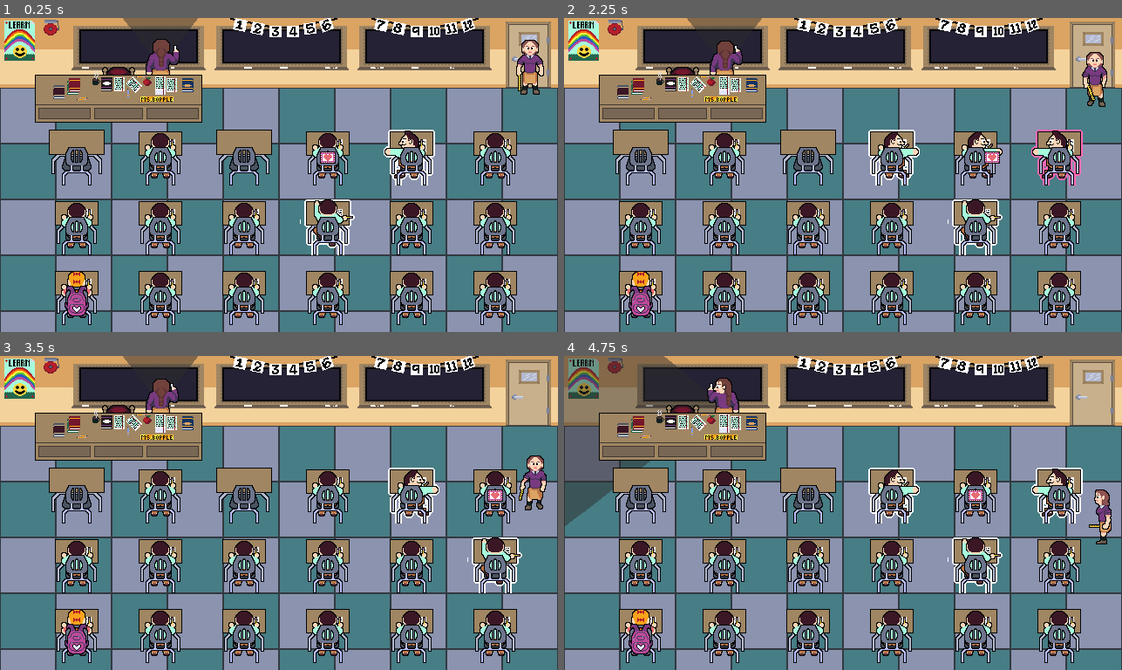
Above: before the commit, frames 1-4 (two rows, left to right).
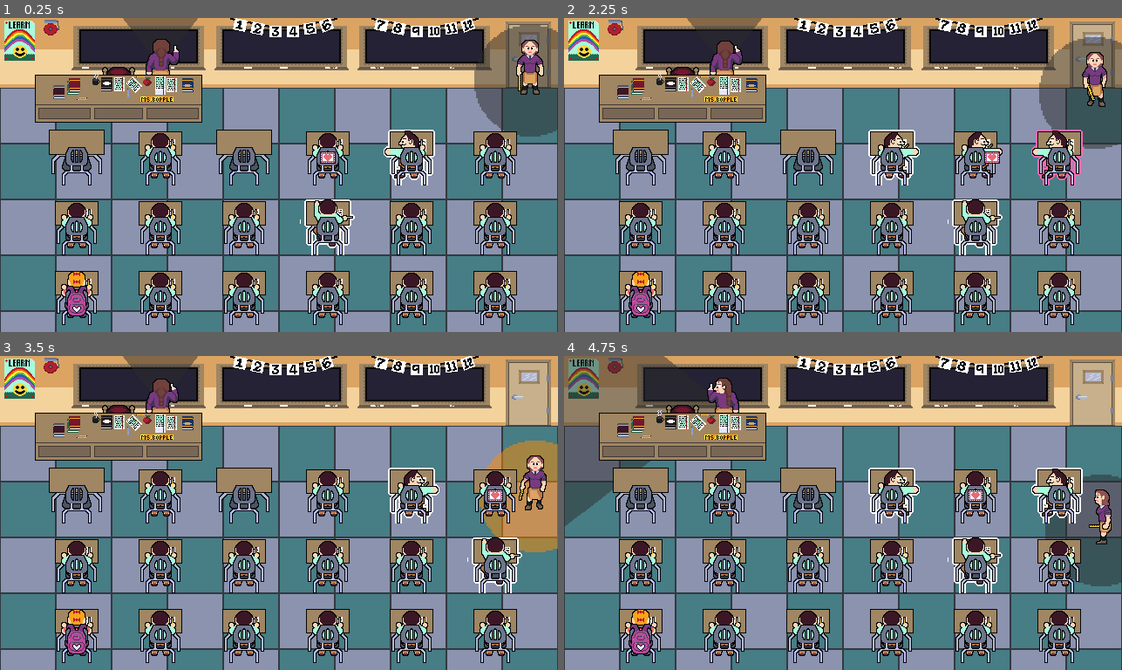
Above: after the commit, the same moments.

Repository: RacBrosGaming/Love-Note
Game: Godot game, scene res://Levels/class_room.tscn
The game is run twice, just before and just after one commit, with the same random seed, the same clock (stepped at 60 frames per second) and the same inputs. The engine's default icon, where the game draws it, is replaced by a stand-in: a white triangle on a blue panel in a dark square.
Inputs (mouse positions are in pixels of both pictures, inside the frame that each line leads up to):
- Up to frame 1 (0.25 s): no input
- Up to frame 2 (2.25 s): move the mouse to (642, 228) at 0.52 s; hold Right (right) 0.53-1.28 s; hold Space (select) 0.53-1.28 s; click (642, 228) at 0.67 s; move the mouse to (725, 156) at 1.27 s; hold Down (down) 1.28-2.03 s; tap Space (select) at 1.35 s; click (725, 156) at 1.42 s; move the mouse to (725, 228) at 2.02 s; hold Right (right) from 2.03 s (still down); hold Space (select) from 2.03 s (still down); click (725, 228) at 2.17 s
- Up to frame 3 (3.5 s): move the mouse to (161, 635) at 2.77 s; release Right (right) at 2.78 s; release Space (select) at 2.78 s; hold Up (up) from 2.78 s (still down); tap Space (select) at 2.85 s; click (161, 635) at 2.92 s
- Up to frame 4 (4.75 s): move the mouse to (809, 566) at 3.52 s; release Up (up) at 3.53 s; hold Space (select) 3.53-4.28 s; hold Left (left) from 3.53 s (still down); click (809, 566) at 3.67 s; move the mouse to (809, 635) at 4.27 s; tap Space (select) at 4.35 s; click (809, 635) at 4.42 s

The runs differ from the first frame. In frame 1, 3.7% of the frame differs, in the area x 85-100%, y 2-38%; in frame 2, 3.5%; in frame 3, 2.7%; in frame 4, 2.5%.

Commit message:
Adding vision cone to TA

Diff:
--- a/NPCs/teacher.gd
+++ b/NPCs/teacher.gd
@@ -20,6 +20,7 @@
 var facing_desks := false
 var looking_right := false
 var turn_smoothing := 5.0
+
 
 func _ready() -> void:
 	eyes.area_entered.connect(_on_eyes_area_entered)
--- a/NPCs/teacher_assistant.gd
+++ b/NPCs/teacher_assistant.gd
@@ -1,5 +1,7 @@
-extends Node2D
+extends Area2D
 class_name TeacherAssistant
+
+signal note_found(note: Note)
 
 const SPEED = 50.0
 
@@ -7,14 +9,28 @@
 
 @onready var animated_sprite_2d: AnimatedSprite2D = $AnimatedSprite2D
 @onready var walk_timer: Timer = $WalkTimer
+@onready var ray_cast_2d: RayCast2D = $RayCast2D
+@onready var vision_cone: Sprite2D = $VisionCone
 
 var walk_path: Array[Vector2]
 var moving := false
 var target_position := Vector2(-1, -1)
 var current_direction := Vector2.ZERO
 
+var look_for_note := false
+var found_note := false
+var last_note_position := Vector2.ZERO
+var note: Note
+
+var vision_cone_default := Color(0.17, 0.17, 0.17, 0.5)
+var vision_cone_warning := Color(1, 0.54902, 0, 0.5)
+var vision_cone_found := Color(0.862745, 0.0784314, 0.235294, 0.5)
+
 func _ready() -> void:
 	walk_timer.timeout.connect(_on_walk_timer_timeout)
+	area_entered.connect(_on_area_entered)
+	area_exited.connect(_on_area_exited)
+	vision_cone.modulate = vision_cone_default
 
 func _process(_delta: float) -> void:
 	var animation := "idle"
@@ -32,6 +48,10 @@
 
 
 func _physics_process(_delta: float) -> void:
+	move()
+	check_for_note()
+
+func move() -> void:
 	if walk_path.is_empty():
 		get_random_walk_path()
 		if walk_path.size() > 1:
@@ -62,6 +82,15 @@
 			moving = false
 			walk_timer.start()
 
+func check_for_note() -> void:
+	if look_for_note && is_instance_valid(note):
+		last_note_position = note.global_position
+		found_note = note_visible(note.global_position)
+		if found_note:
+			vision_cone.modulate = vision_cone_found
+			note_found.emit(note)
+			look_for_note = false
+
 func get_random_walk_path() -> void:
 	var column := randi_range(0, grid.walking_area.x - 2)
 	var row := randi_range(0, grid.walking_area.y - 2)
@@ -73,3 +102,25 @@
 	if moving == false:
 		target_position = walk_path[0]
 		moving = true
+
+func _on_area_entered(area: Area2D) -> void:
+	if area is Note:
+		note = area
+		look_for_note = true
+		ray_cast_2d.enabled = true
+		vision_cone.modulate = vision_cone_warning
+
+func _on_area_exited(area: Area2D) -> void:
+	if area is Note:
+		note = null
+		look_for_note = false
+		ray_cast_2d.enabled = false
+		vision_cone.modulate = vision_cone_default
+
+func note_visible(note_position: Vector2) -> bool:
+	var collider: Note
+	ray_cast_2d.target_position = note_position - ray_cast_2d.global_position
+	ray_cast_2d.force_raycast_update()
+	if ray_cast_2d.is_colliding():
+		collider = ray_cast_2d.get_collider() as Note
+	return is_instance_valid(collider)
--- a/NPCs/teacher_assistant.tscn
+++ b/NPCs/teacher_assistant.tscn
@@ -1,9 +1,10 @@
-[gd_scene load_steps=29 format=3 uid="uid://b3iy832u4660f"]
+[gd_scene load_steps=31 format=3 uid="uid://b3iy832u4660f"]
 
 [ext_resource type="Texture2D" uid="uid://cv11ve43s03o" path="res://Assets/Teacher/teacher_assistant_walk_down.png" id="1_icfs4"]
 [ext_resource type="Script" path="res://NPCs/teacher_assistant.gd" id="1_rq2fs"]
 [ext_resource type="Texture2D" uid="uid://8eb6wl7ca7tt" path="res://Assets/Teacher/teacher_assistant_walk_up.png" id="2_l0oxo"]
 [ext_resource type="Texture2D" uid="uid://cigyfqlhcm243" path="res://Assets/Teacher/teacher_assistant_walk_right.png" id="3_j2ug5"]
+[ext_resource type="Texture2D" uid="uid://du2gy8cwx3he2" path="res://Assets/Teacher/vision_cone_round.png" id="5_4s506"]
 
 [sub_resource type="AtlasTexture" id="AtlasTexture_0ogy8"]
 atlas = ExtResource("1_icfs4")
@@ -209,8 +210,13 @@
 "speed": 5.0
 }]
 
-[node name="TeacherAssistant" type="Node2D"]
+[sub_resource type="CircleShape2D" id="CircleShape2D_546rd"]
+radius = 64.0
+
+[node name="TeacherAssistant" type="Area2D"]
 y_sort_enabled = true
+collision_layer = 2
+monitorable = false
 script = ExtResource("1_rq2fs")
 
 [node name="AnimatedSprite2D" type="AnimatedSprite2D" parent="."]
@@ -221,7 +227,21 @@
 frame = 1
 frame_progress = 0.566812
 
+[node name="VisionCone" type="Sprite2D" parent="."]
+modulate = Color(0.173, 0.173, 0.173, 0.5)
+z_index = -1
+texture = ExtResource("5_4s506")
+
 [node name="WalkTimer" type="Timer" parent="."]
 wait_time = 2.0
 one_shot = true
 autostart = true
+
+[node name="CollisionShape2D" type="CollisionShape2D" parent="."]
+shape = SubResource("CircleShape2D_546rd")
+
+[node name="RayCast2D" type="RayCast2D" parent="."]
+enabled = false
+collision_mask = 5
+collide_with_areas = true
+collide_with_bodies = false
Binary file added: Assets/Teacher/vision_cone_round.png
Not shown, added: Assets/Teacher/vision_cone_round.png.import
